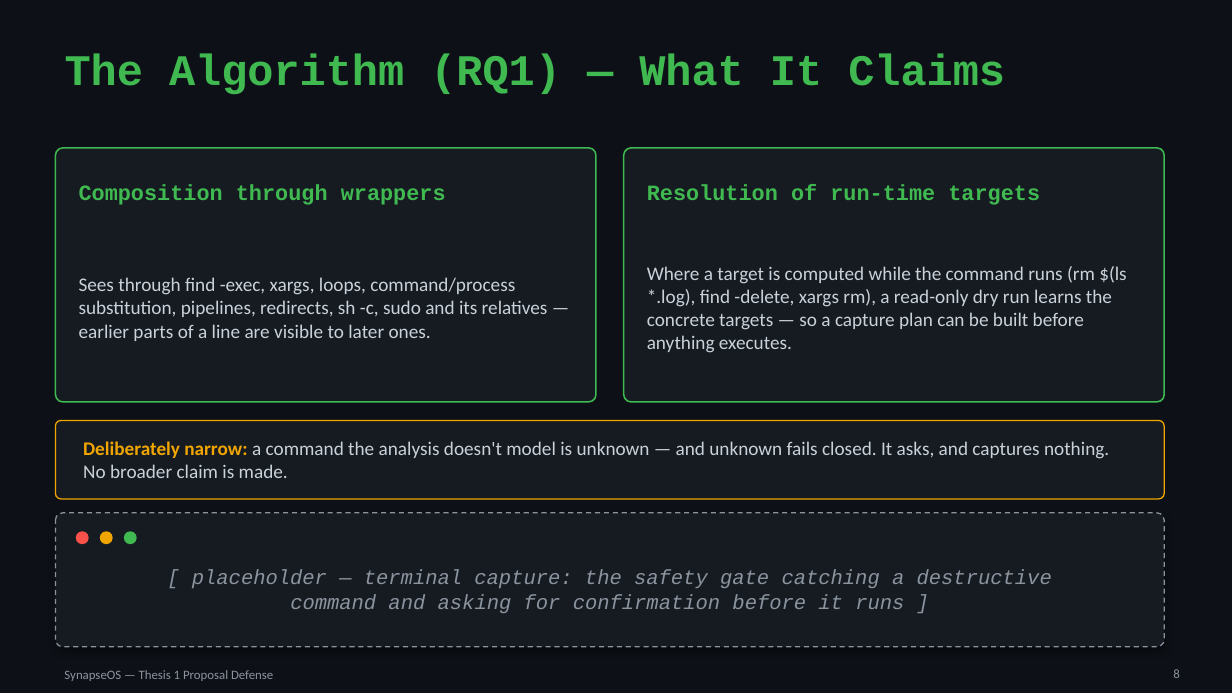
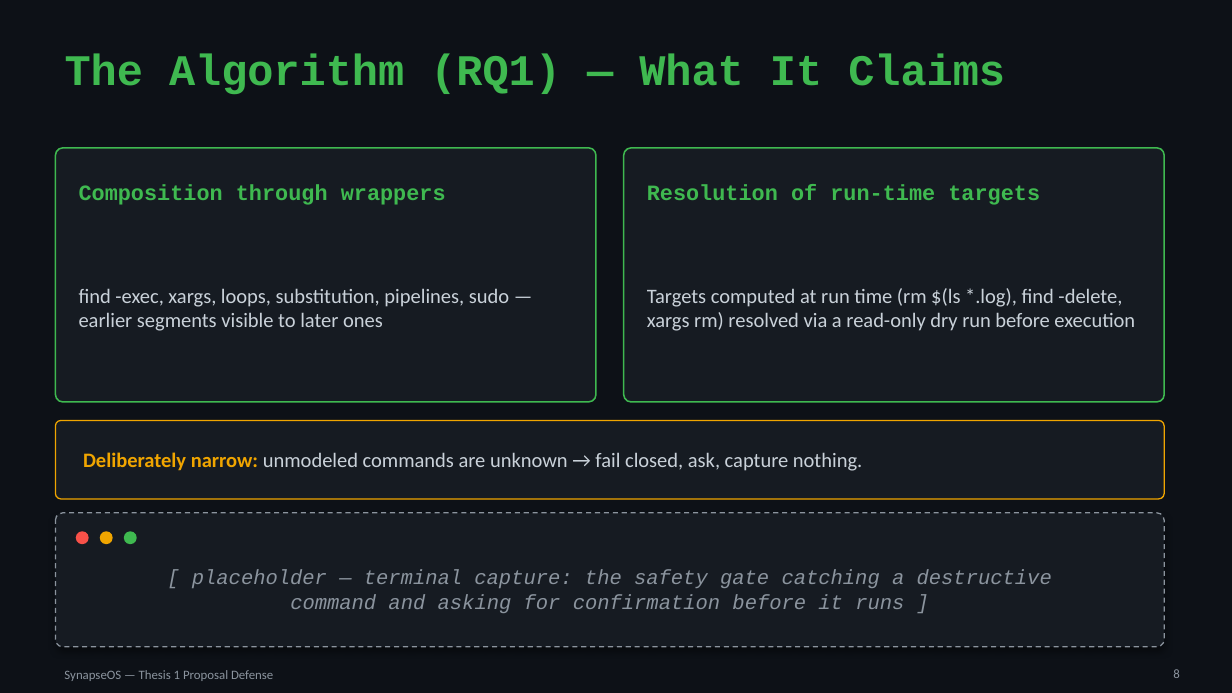
Before and after one commit to willardcsoriano/thesis, a slide deck: slide 8 of thesis 1/defense/SynapseOS_Proposal_Defense.pptx. Drawn at 1232x693 pixels with LibreOffice and Linux fonts; fonts in the diff are those of the drawing. Boxes give left, top, right and bottom in pixels: in the first picture for what was removed or moved away, otherwise in the second. Text is boxed around its words. In the diff, an @@ line names an element or a change of style, - is before the commit and + after.

```diff
--- a/thesis 1/defense/SynapseOS_Proposal_Defense.pptx
+++ b/thesis 1/defense/SynapseOS_Proposal_Defense.pptx
@@ text at (79, 288, 509, 331): text changed; size 15 to 16 pt @@
-Sees through find -exec, xargs, loops, command/process substitution, pipelines, redirects, sh -c, sudo and its relatives — earlier parts of a line are visible to later ones.
+find -exec, xargs, loops, substitution, pipelines, sudo — earlier segments visible to later ones
@@ text at (647, 288, 1135, 331): text changed; size 15 to 16 pt @@
-Where a target is computed while the command runs (rm $(ls *.log), find -delete, xargs rm), a read-only dry run learns the concrete targets — so a capture plan can be built before anything executes.
+Targets computed at run time (rm $(ls *.log), find -delete, xargs rm) resolved via a read-only dry run before execution
@@ text at (83, 452, 862, 471): text changed; size 15 to 16 pt @@
-Deliberately narrow: a command the analysis doesn't model is unknown — and unknown fails closed. It asks, and captures nothing. No broader claim is made.
+Deliberately narrow: unmodeled commands are unknown → fail closed, ask, capture nothing.
```
Also in this commit, not shown: 10 other slides changed, 2 other files.
